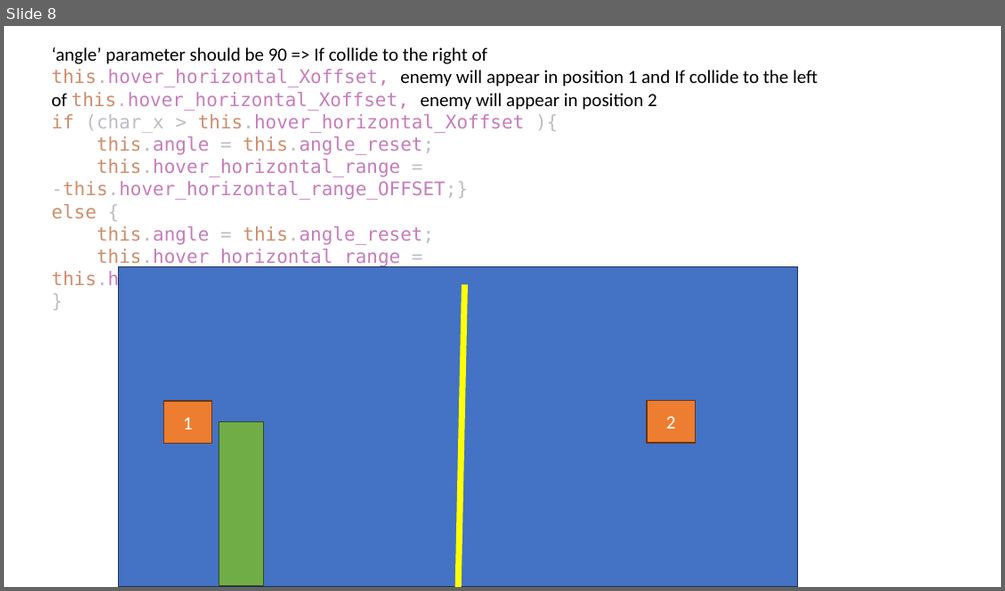
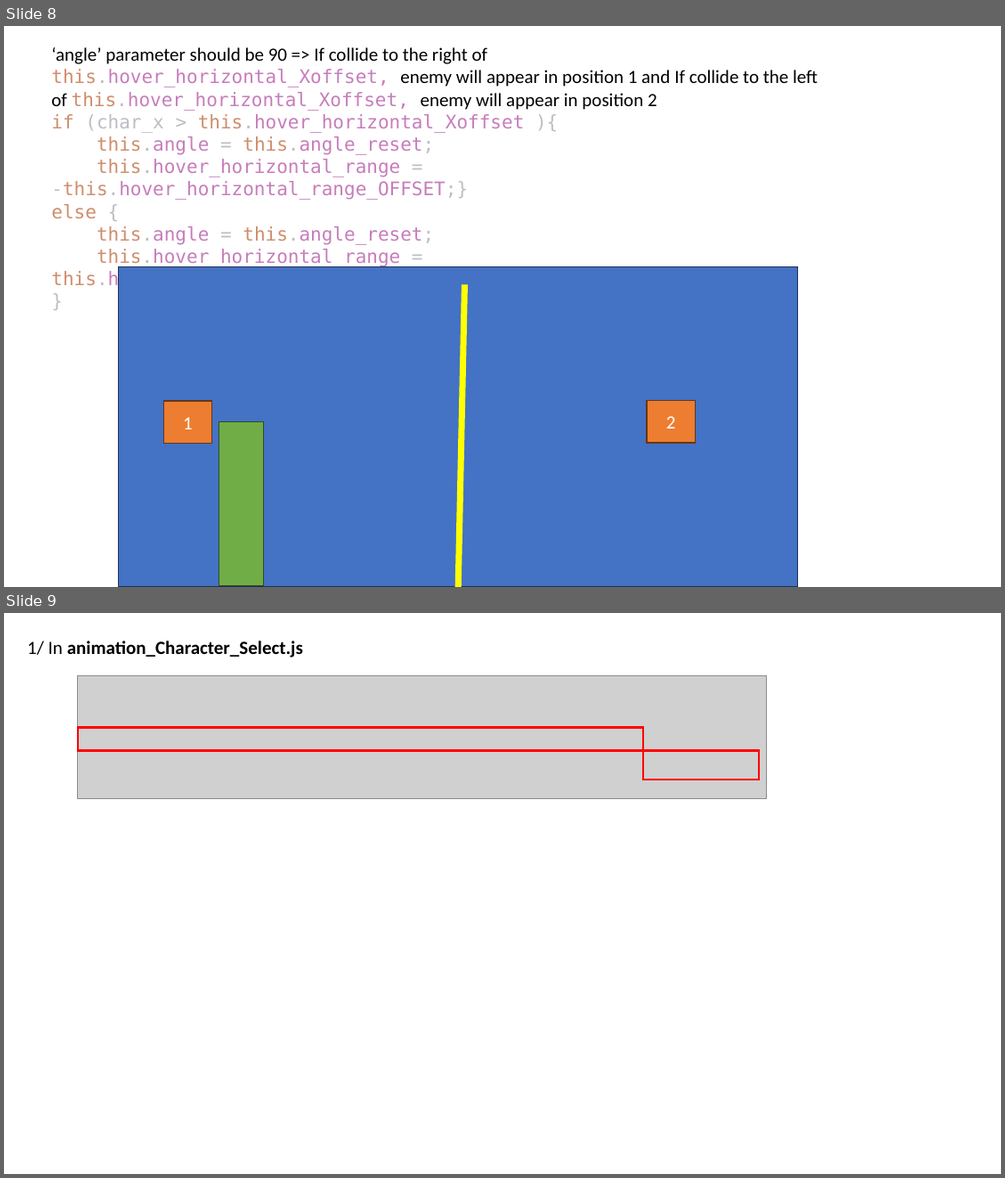
Before and after one commit to ChuHai7793/JAVASCRIPT_PROJECT, a slide deck: Document/GAME_DOC.pptx. Shown one above the other, each under a label of ours: slide 8 before the commit, slides 8 and 9 after it. The pictures are 1005x591 and 1005x1178 pixels, drawn with LibreOffice and Linux fonts; fonts in the diff are those of the drawing; grey boxes stand for pictures. Boxes give left, top, right and bottom in pixels: in the first picture for what was removed or moved away, otherwise in the second. Text is boxed around its words. In the diff, an @@ line names an element or a change of style, - is before the commit and + after.

```diff
--- a/Document/GAME_DOC.pptx
+++ b/Document/GAME_DOC.pptx
@@ slide 9 added at (4, 613, 1001, 1174), background #FFFFFF @@
@@ text added at (27, 641, 303, 657), 18 pt, text #000000, bold @@
+1/ In animation_Character_Select.js
@@ picture added at (78, 675, 767, 798) @@
@@ rectangle added at (78, 728, 643, 751), outline #FF0000 2.25 pt @@
@@ rectangle added at (643, 751, 760, 779), outline #FF0000 2.25 pt @@
```
Also in this commit, not shown: 4 other slides added, 5 other files.
